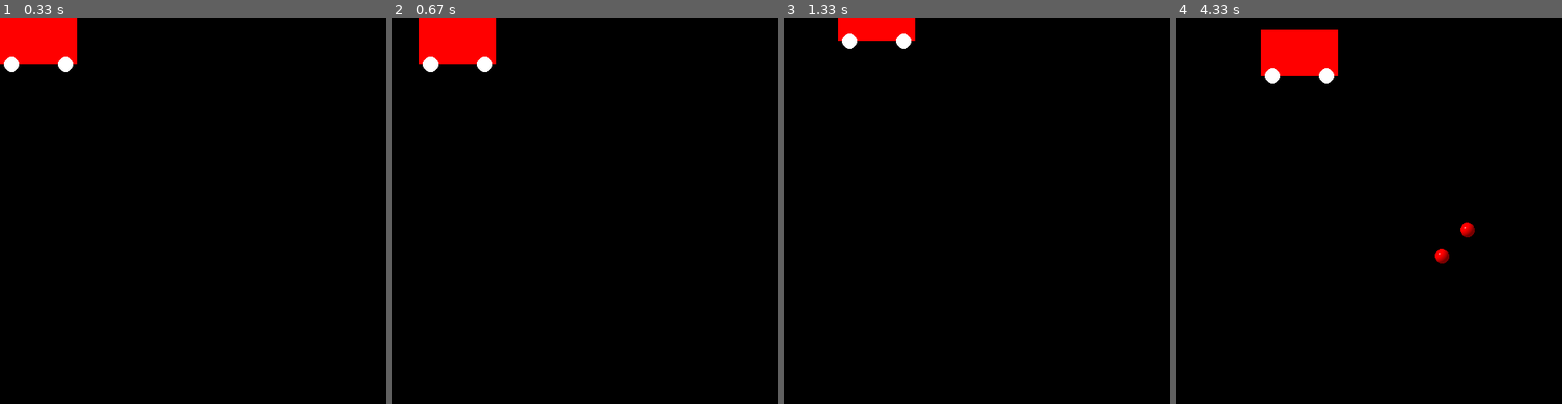
Above: before the commit, frames 1-4 (left to right).
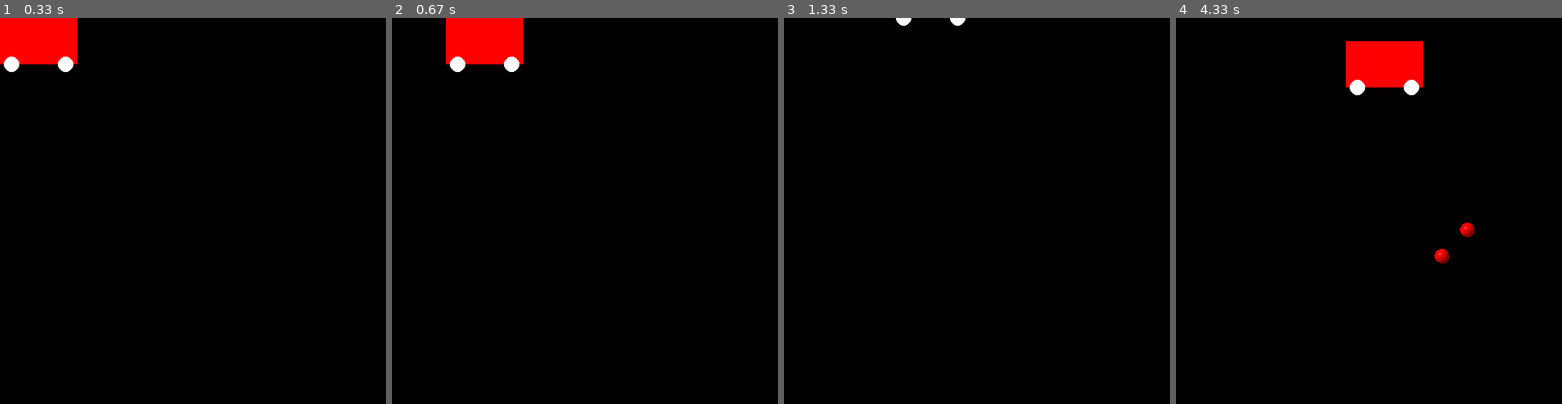
Above: after the commit, the same moments.

Repository: fredzqm/pygameLearning
Game: pygame game, started from Level-4/Main.py
The game is run twice, just before and just after one commit, with the same random seed, the same clock (stepped at 60 frames per second) and the same inputs.
Inputs:
- Up to frame 1 (0.33 s): no input
- Up to frame 2 (0.67 s): hold Right from 0.33 s (still down)
- Up to frame 3 (1.33 s): release Right at 0.8 s; hold Up 0.83-1.13 s; hold Right from 1.17 s (still down)
- Up to frame 4 (4.33 s): release Right at 1.63 s; hold Left 1.67-2.2 s; tap A at 1.82, 3.15 s; hold Down 2.23-2.53 s; hold Left 2.57-2.97 s; hold Up 3-3.37 s; hold Right 3.4-4.03 s; hold Down from 4.07 s (still down)

Frame 1 is identical in both runs. In frame 2, 2.0% of the frame differs, in the area x 7-34%, y 0-14%; in frame 3, 1.4%; in frame 4, 5.0%, in the area x 22-64%, y 3-20%.

Commit message:
increase move steps

Diff:
--- a/Level-3/Main.py
+++ b/Level-3/Main.py
@@ -35,13 +35,13 @@
         if event.type == pygame.KEYDOWN:
             # move the hero
             if event.key == pygame.K_UP:
-                game.hero.y -= 5
+                game.hero.y -= 10
             elif event.key == pygame.K_DOWN:
-                game.hero.y += 5
+                game.hero.y += 10
             elif event.key == pygame.K_LEFT:
-                game.hero.x -= 5
+                game.hero.x -= 10
             elif event.key == pygame.K_RIGHT:
-                game.hero.x += 5
+                game.hero.x += 10
 
     #-------------------------
     # The main game logic block
--- a/Level-4/Main.py
+++ b/Level-4/Main.py
@@ -43,13 +43,13 @@
         if event.type == pygame.KEYDOWN:
             # move the hero
             if event.key == pygame.K_UP:
-                game.hero.y -= 5
+                game.hero.y -= 10
             elif event.key == pygame.K_DOWN:
-                game.hero.y += 5
+                game.hero.y += 10
             elif event.key == pygame.K_LEFT:
-                game.hero.x -= 5
+                game.hero.x -= 10
             elif event.key == pygame.K_RIGHT:
-                game.hero.x += 5
+                game.hero.x += 10
             # change the background color
             elif event.key == pygame.K_o:
                 game.background = Graph.ORANGE
